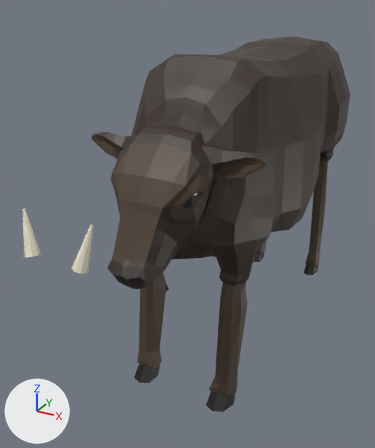
The glTF model src/assets/animals/Jabali.glb: old version first, new version second.
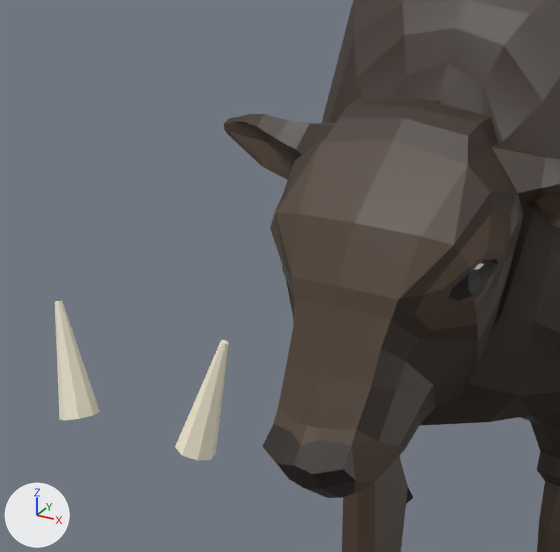
Each version is shown whole from a 50 mm lens placed at (2.9, -7.25, 5.11), pointed at (-0.49, -1.07, 2.03), then close up on the part from 0% to 61% of the width and 19% to 69% of the height. Arrows for +X, +Y and +Z are at lower left; the lights stay in place. The older version's two pictures come first. Vertices at exactly the same position are counted once.

In view in the first close-up: 'Cow'.
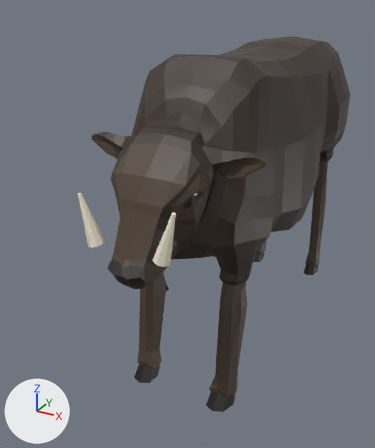
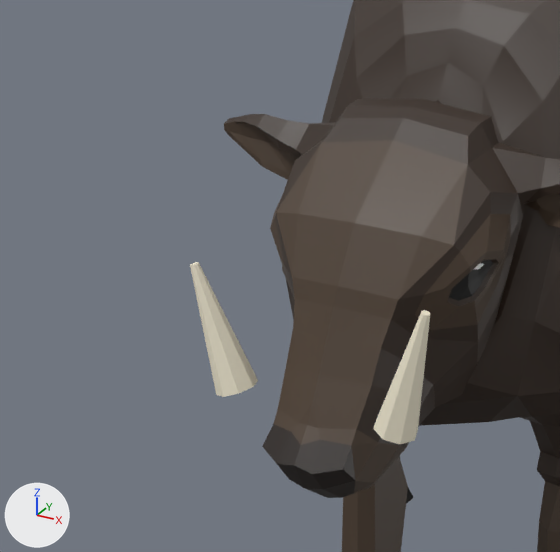
What differs and where, as boxes [x1, y1, x2, y2] in the close-ups (560 x 552 px; the box of a moved part takes in the faces that stretch with it):
'Cow', reshaped
    before: [55, 0, 560, 552]
    after: [190, 0, 560, 552]
part 1 of me_cube, moved or reshaped
    before: [55, 301, 100, 420]
    after: [190, 262, 258, 397]
part 2 of me_cube, moved or reshaped
    before: [175, 340, 229, 461]
    after: [373, 310, 430, 444]

What changed in the scene script:
```text
Change me_cube:
    used by ob_cow; location = (0.0, 0.0, 0.0)
    remove me_cube.from_pydata(...)  # 1205 vertices, 2398 faces; spans x -1.13..1.13, y -4.39..2.98, z -0.06..4.5
    add me_cube.from_pydata(...)  # 1205 vertices, 2398 faces; spans x -1.13..1.13, y -3.42..2.98, z -0.06..4.5
    me_cube part 1: the loose piece of 57 vertices spanning x -0.38..-0.2, y -4.39..-4.23, z 3.0..3.42 is multiplied about its middle by the matrix ((1.399, -0.031, -0.033), (0.024, 1.368, -0.295), (0.039, 0.295, 1.368)), then moved by (-0.16, 1.0, -0.3)
    me_cube part 2: the loose piece of 57 vertices spanning x 0.2..0.38, y -4.39..-4.23, z 3.0..3.42 is multiplied about its middle by the matrix ((1.398, 0.059, 0.028), (-0.052, 1.369, -0.288), (-0.039, 0.287, 1.37)), then moved by (0.16, 1.01, -0.3)
```
